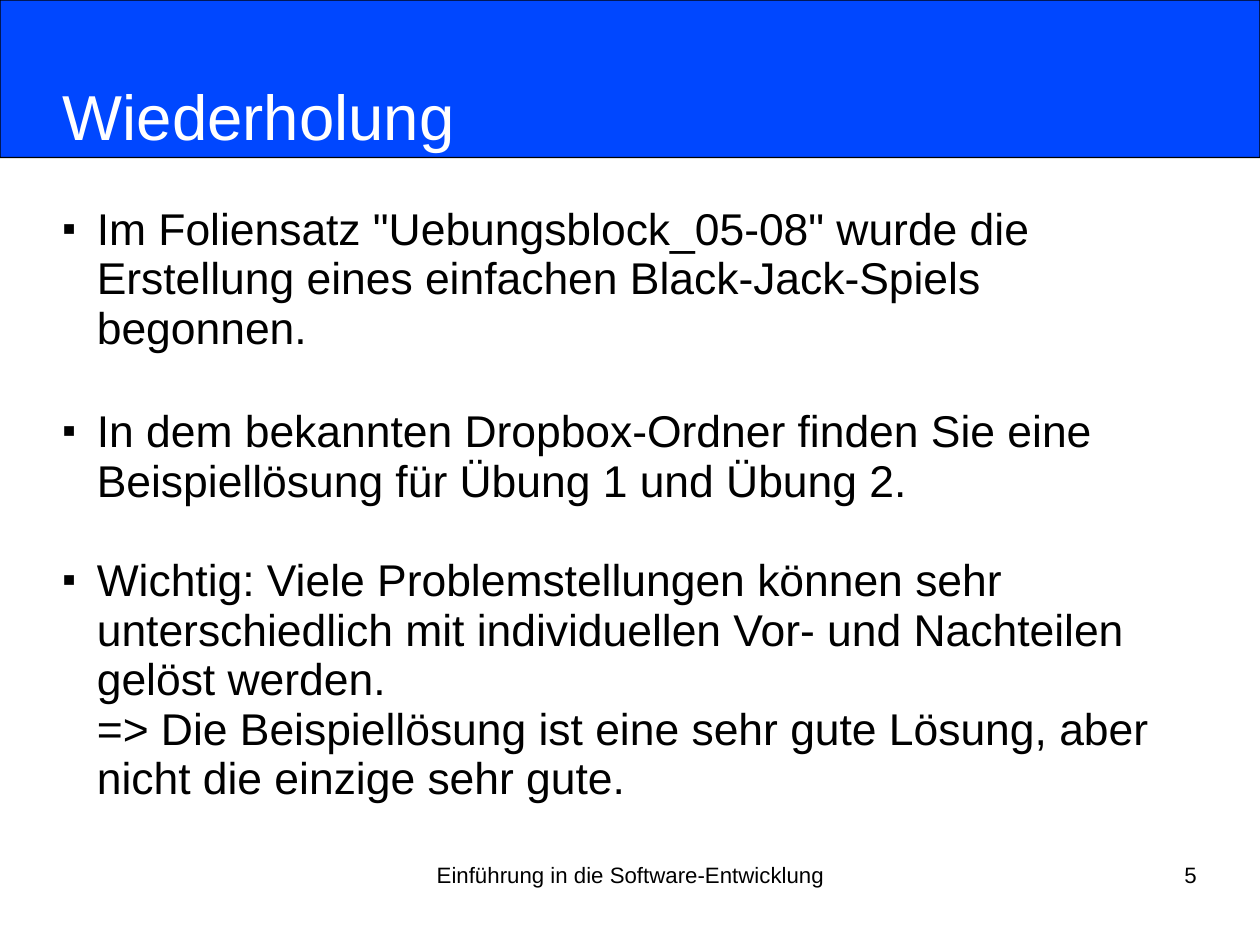
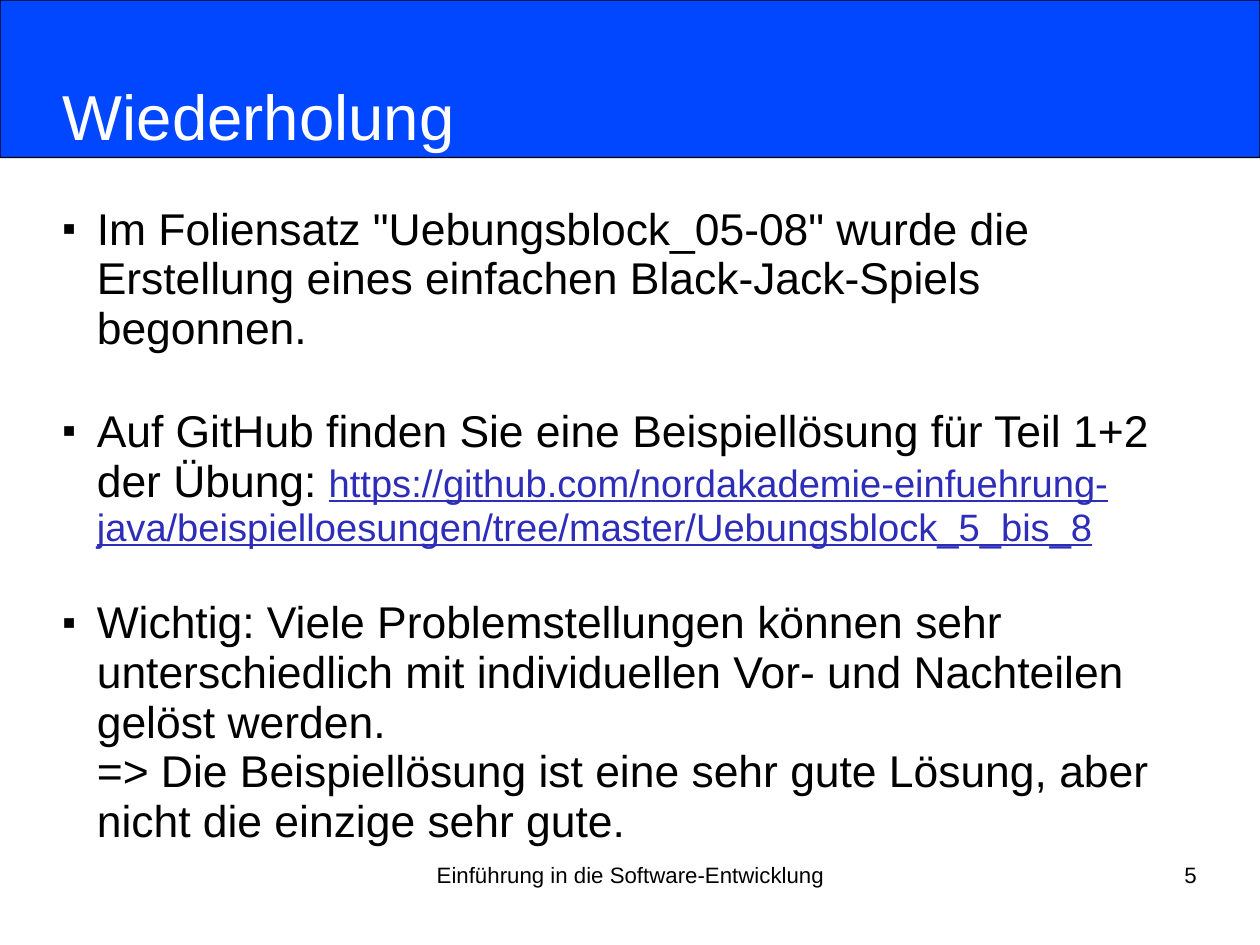
Before and after one commit to nordakademie-einfuehrung-java/vorlesungsskript, a slide deck: slide 5 of folien/Semester_04_Termin_01_Kapitel09.pptx. Drawn at 1260x945 pixels with LibreOffice and Linux fonts; fonts in the diff are those of the drawing. Boxes give left, top, right and bottom in pixels: in the first picture for what was removed or moved away, otherwise in the second. Text is boxed around its words. In the diff, an @@ line names an element or a change of style, - is before the commit and + after.

```diff
--- a/folien/Semester_04_Termin_01_Kapitel09.pptx
+++ b/folien/Semester_04_Termin_01_Kapitel09.pptx
@@ subtitle at [97,414,1148,549]: text changed; size 28 to 24 pt; text colour #000000 to #2D2DB9 @@
-■ In dem bekannten Dropbox-Ordner finden Sie eine Beispiellösung für Übung 1 und Übung 2.
+■ Auf GitHub finden Sie eine Beispiellösung für Teil 1+2 der Übung: https://github.com/nordakademie-einfuehrung-java/beispielloesungen/tree/master/Uebungsblock_5_bis_8
```
Also in this commit, not shown: 10 other slides changed, 2 slides removed, 4 other files.
